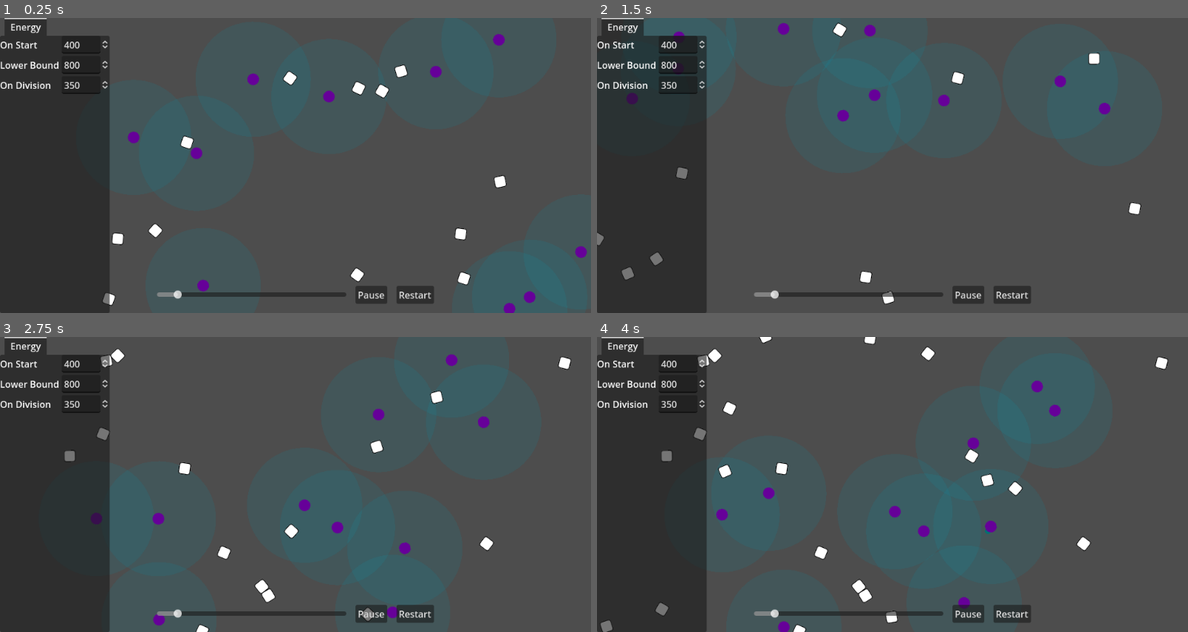
Above: before the commit, frames 1-4 (two rows, left to right).
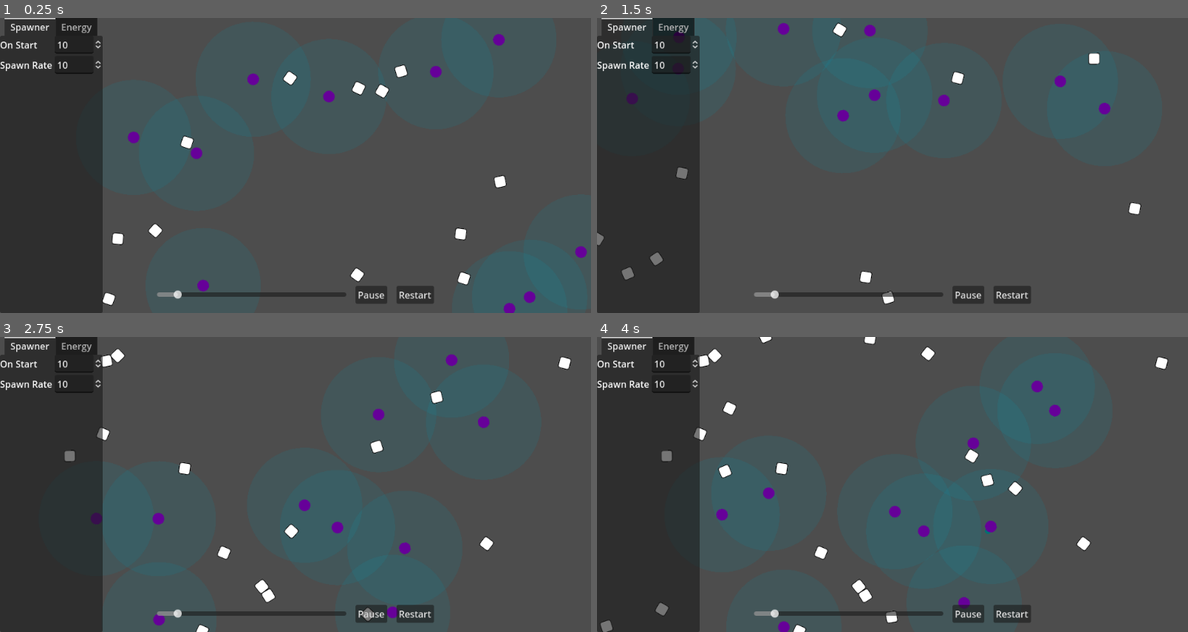
Above: after the commit, the same moments.

Repository: wivest/Natural-Selection
Game: Godot game, scene res://scenes/main.tscn
Two runs of this game, one before a commit and one after it. Both use one fixed random seed, a clock stepped at 60 frames per second and the inputs below.
Inputs:
- Up to frame 1 (0.25 s): no input
- Up to frame 2 (1.5 s): click "Restart" at 0.5 s; click "Restart" at 1.25 s
- Up to frame 3 (2.75 s): click "Restart" at 2 s
- Up to frame 4 (4 s): no input

The runs differ from the first frame. In frame 1, 2.1% of the frame differs, in the area x 0-19%, y 0-100%; in frame 2, 2.1%; in frame 3, 2.1%; in frame 4, 2.1%.

Commit message:
feat: create spawner tab

Diff:
--- a/scenes/main.tscn
+++ b/scenes/main.tscn
@@ -84,7 +84,21 @@
 grow_vertical = 2
 script = ExtResource("8_tvuuu")
 
+[node name="Spawner" type="VBoxContainer" parent="GUI/Parameters/TabContainer"]
+layout_mode = 2
+
+[node name="On Start" parent="GUI/Parameters/TabContainer/Spawner" instance=ExtResource("8_24pjn")]
+layout_mode = 2
+field_name = "On Start"
+start = 10.0
+
+[node name="SpawnRate" parent="GUI/Parameters/TabContainer/Spawner" instance=ExtResource("8_24pjn")]
+layout_mode = 2
+field_name = "Spawn Rate"
+start = 10.0
+
 [node name="Energy" type="VBoxContainer" parent="GUI/Parameters/TabContainer"]
+visible = false
 layout_mode = 2
 
 [node name="OnStart" parent="GUI/Parameters/TabContainer/Energy" instance=ExtResource("8_24pjn")]
@@ -105,6 +119,8 @@
 [connection signal="parameters_set" from="GUI/Parameters" to="GUI/Parameters/BottomContainer/HBoxContainer/Speed" method="_on_parameters_set"]
 [connection signal="parameters_set" from="GUI/Parameters" to="GUI/Parameters/TabContainer" method="_on_parameters_set"]
 [connection signal="value_changed" from="GUI/Parameters/BottomContainer/HBoxContainer/Speed" to="GUI/Parameters/BottomContainer/HBoxContainer/Speed" method="_on_value_changed"]
+[connection signal="field_changed" from="GUI/Parameters/TabContainer/Spawner/On Start" to="GUI/Parameters/TabContainer" method="_on_spawner_on_start_field_changed"]
+[connection signal="field_changed" from="GUI/Parameters/TabContainer/Spawner/SpawnRate" to="GUI/Parameters/TabContainer" method="_on_spawn_rate_field_changed"]
 [connection signal="field_changed" from="GUI/Parameters/TabContainer/Energy/OnStart" to="GUI/Parameters/TabContainer" method="_on_on_start_field_changed"]
 [connection signal="field_changed" from="GUI/Parameters/TabContainer/Energy/LowerBound" to="GUI/Parameters/TabContainer" method="_on_lower_bound_field_changed"]
 [connection signal="field_changed" from="GUI/Parameters/TabContainer/Energy/OnDivision" to="GUI/Parameters/TabContainer" method="_on_on_division_field_changed"]
